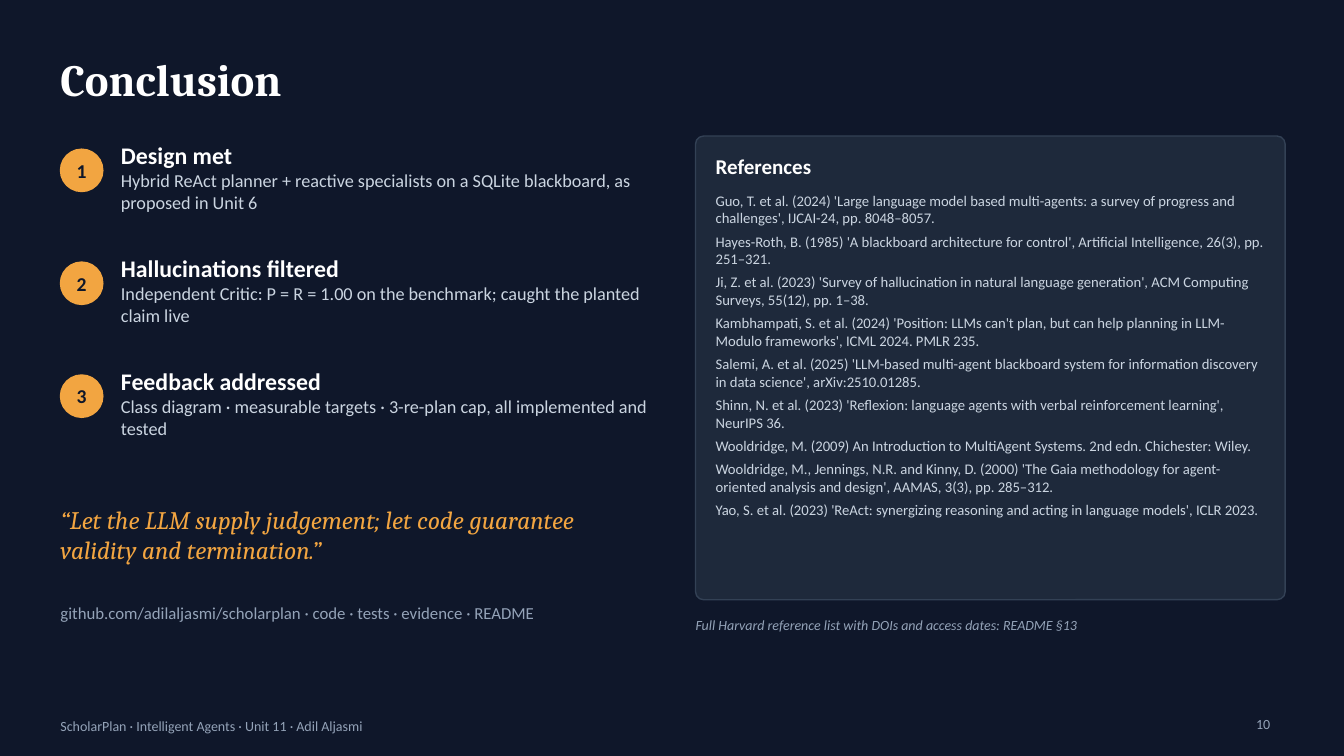
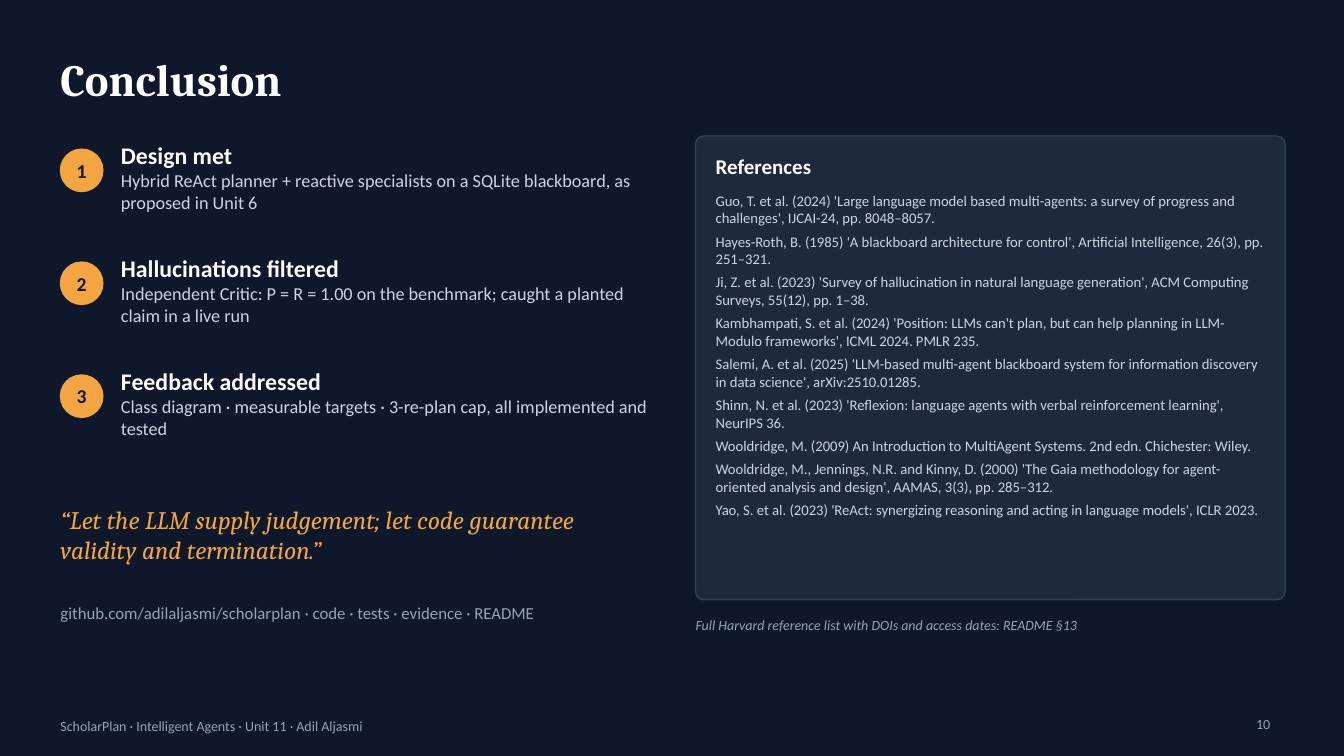
Before and after one commit to adilaljasmi/scholarplan, a slide deck: slide 10 of presentation/ScholarPlan_Unit11_Presentation.pptx. Drawn at 1344x756 pixels with LibreOffice and Linux fonts; fonts in the diff are those of the drawing. Boxes give left, top, right and bottom in pixels: in the first picture for what was removed or moved away, otherwise in the second. Text is boxed around its words. In the diff, an @@ line names an element or a change of style, - is before the commit and + after.

```diff
--- a/presentation/ScholarPlan_Unit11_Presentation.pptx
+++ b/presentation/ScholarPlan_Unit11_Presentation.pptx
@@ text at <box>121,287,623,322</box>: text changed @@
-Independent Critic: P = R = 1.00 on the benchmark; caught the planted claim live
+Independent Critic: P = R = 1.00 on the benchmark; caught a planted claim in a live run
```
Also in this commit, not shown: 5 other slides changed, 1 slide added, 1 slide removed, 27 other files.
